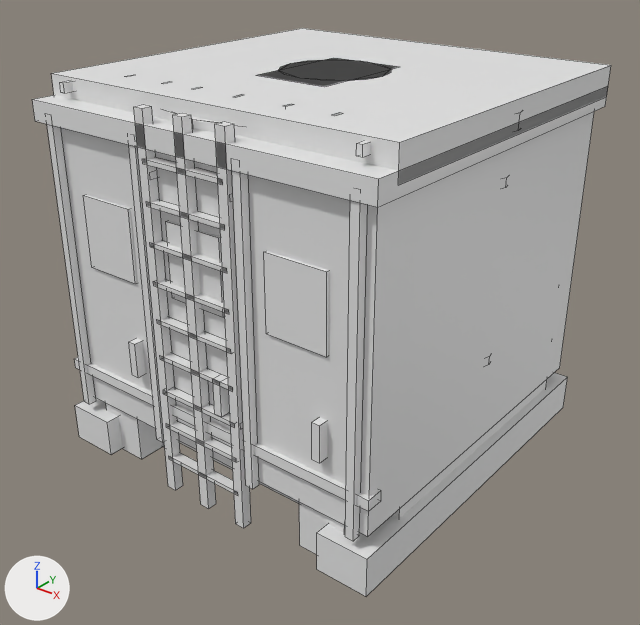
Before and after pictures for a commit that changed the Blender file assets/blender/old-town-services.blend.
Both versions are drawn from a 50 mm camera at (1.347, -1.721, 1.41) aimed at (0.018, -0.06, 0.38). Every picture has the same lights, and +X, +Y and +Z are marked at lower left. The first picture is the older version. Mesh edges are drawn as thin lines.

Names of what the first picture shows: 'header_tank', 'laundry', 'meter_bank', 'water_tank', 'water_tank_lod'.
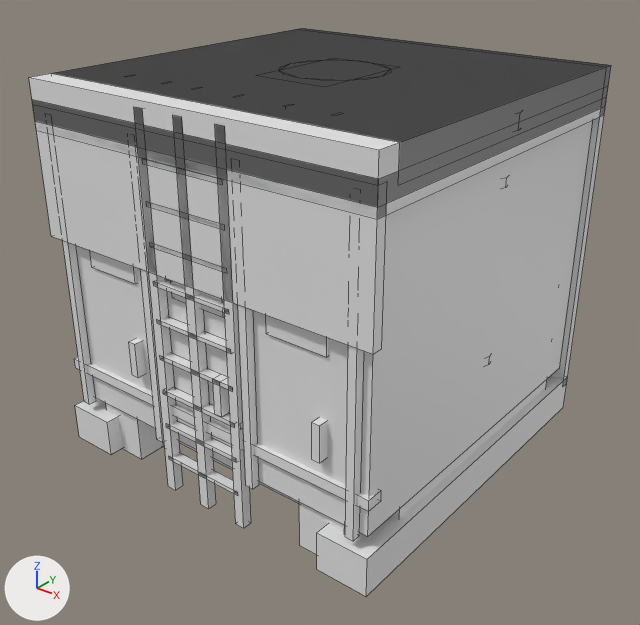
Boxes (x1, y1, x2, y2) around the edits, measured in the pictures (640 x 625 px):
'entry_canopy', added: after (29, 28, 611, 386)

What changed in the scene script:
```text
Add me_cube_440:
    me_cube_440.from_pydata(...)  # a box spanning x -0.5..0.5, y -0.5..0.5, z 0.875..1.0; a box spanning x -0.5..0.5, y -0.5..-0.472, z 0.604..0.938; a box spanning x -0.5..0.5, y 0.472..0.5, z 0.083..1.0; a box spanning x -0.382..-0.352, y 0.361..0.472, z 0.0..0.917; a box spanning x -0.382..-0.352, y -0.375..0.458, z 0.625..0.792; a box spanning x 0.352..0.382, y 0.361..0.472, z 0.0..0.917; a box spanning x 0.352..0.382, y -0.375..0.458, z 0.625..0.792
    me_cube_440.materials.append(mat_swot_vertex_colour_001)  # white #e7e7e7
Add ob_entry_canopy:
    ob_entry_canopy = bpy.data.objects.new('entry_canopy', me_cube_440)
    ob_entry_canopy.location = (0.0, 0.0, 0.0)
```
